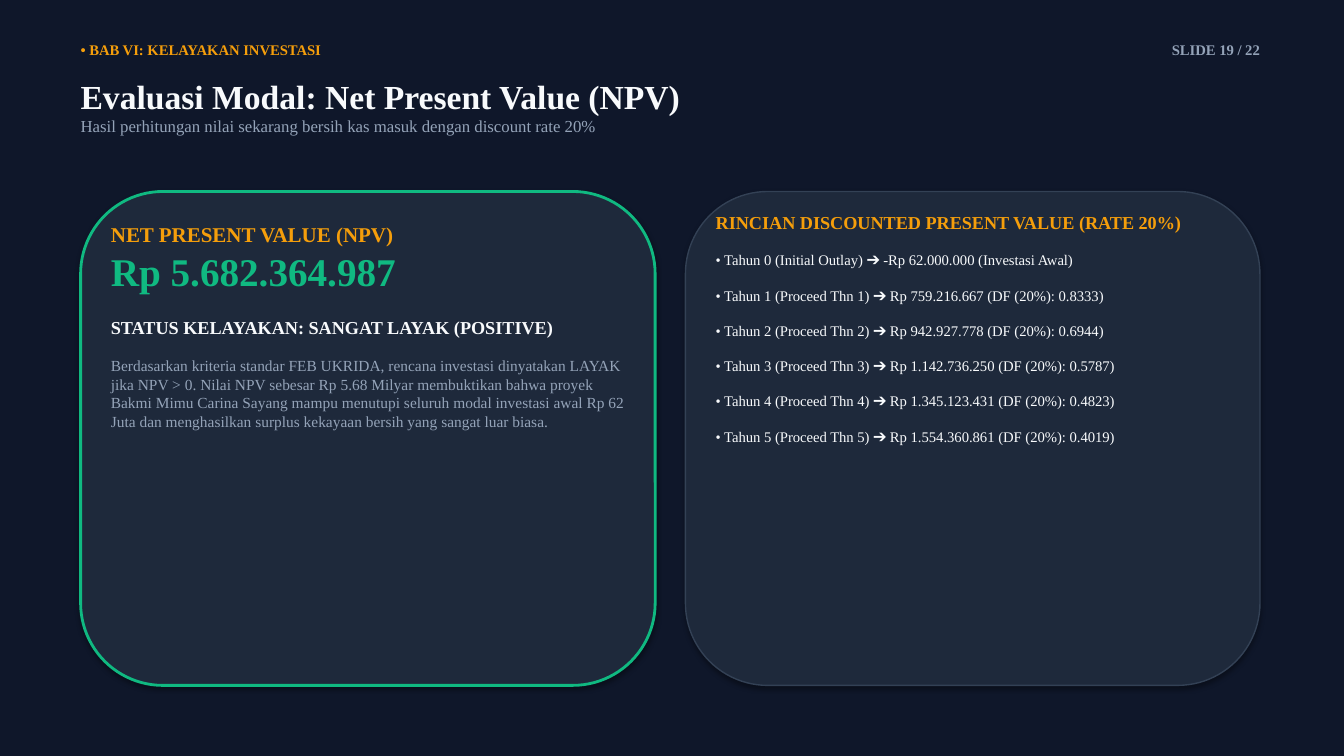
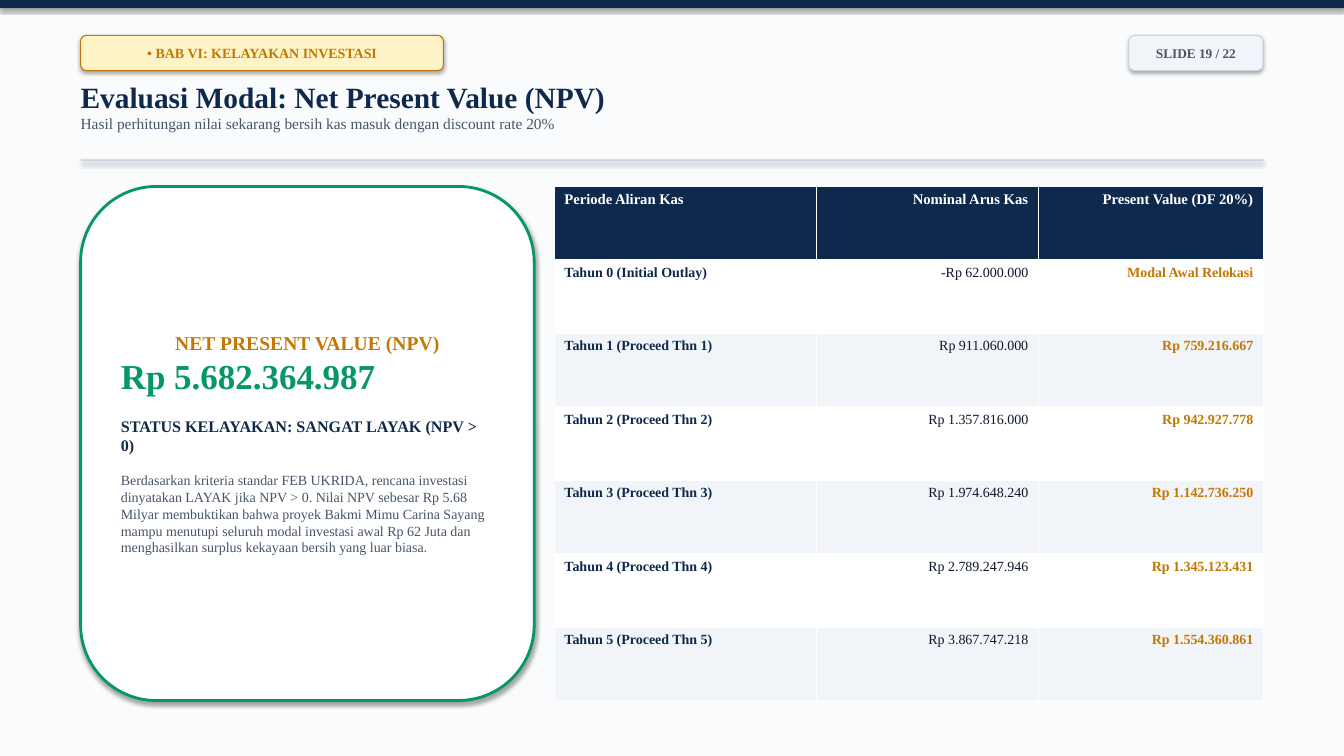
Before and after one commit to arthurfreelanceinquiries-alt/SKB-Bakmi-Mimu, a slide deck: slide 19 of naskah utama/Presentasi_SKB_Bakmi_Mimu_Carina_Sayang.pptx. Drawn at 1344x756 pixels with LibreOffice and Linux fonts; fonts in the diff are those of the drawing. Boxes give left, top, right and bottom in pixels: in the first picture for what was removed or moved away, otherwise in the second. Text is boxed around its words. In the diff, an @@ line names an element or a change of style, - is before the commit and + after.

Commit message:
fix(pptx): rebuild template presentasi tema terang formal FEB UKRIDA, tabel native PowerPoint, dan single-shape container 100% kompatibel Google Slides

```diff
--- a/naskah utama/Presentasi_SKB_Bakmi_Mimu_Carina_Sayang.pptx
+++ b/naskah utama/Presentasi_SKB_Bakmi_Mimu_Carina_Sayang.pptx
@@ rectangle at (x1=0, y1=0, x2=1344, y2=756): fill #0F172A to #FAFBFD @@
@@ rectangle added at (x1=0, y1=0, x2=1344, y2=8), fill #0F294D @@
@@ rounded rectangle "• BAB VI: KELAYAKAN INVESTASI" resized from (x1=89, y1=45, x2=321, y2=55) to (x1=81, y1=35, x2=444, y2=71) @@
@@ rounded rectangle "• BAB VI: KELAYAKAN INVESTASI" at (x1=81, y1=35, x2=444, y2=71): size 10.5 to 10 pt, text colour #F59E0B to #C27803; alignment left to centre; vertical alignment top to middle; fill none to #FEF3C7; outline none to #C27803 0.75 pt; shadow on @@
@@ rounded rectangle "SLIDE 19 / 22" resized from (x1=1172, y1=45, x2=1260, y2=55) to (x1=1129, y1=35, x2=1263, y2=71) @@
@@ rounded rectangle "SLIDE 19 / 22" at (x1=1129, y1=35, x2=1263, y2=71): size 10.5 to 9.5 pt, text colour #94A3B8 to #475569; alignment right to centre; vertical alignment top to middle; fill none to #F1F5F9; outline none to #CBD5E1 0.75 pt; shadow on @@
@@ text "Evaluasi Modal: Net Present Value ..." at (x1=81, y1=87, x2=605, y2=133): size 24 to 21 pt, text colour #F8FAFC to #0F294D in "Evaluasi Modal: Net Present Value (NPV)"; size 12 to 11 pt, text colour #94A3B8 to #475569 in "Hasil perhitungan nilai sekarang bersih kas masuk ..." @@
@@ rectangle added at (x1=81, y1=159, x2=1263, y2=161), fill #CBD5E1 @@
@@ rounded rectangle "NET PRESENT VALUE (NPV)" resized from (x1=111, y1=228, x2=623, y2=430) to (x1=81, y1=187, x2=534, y2=701) @@
@@ rounded rectangle "NET PRESENT VALUE (NPV)" at (x1=81, y1=187, x2=534, y2=701): vertical alignment top to middle; fill none to #FFFFFF; outline none to #059669 2 pt; shadow on @@
@@ rounded rectangle removed at (x1=81, y1=192, x2=655, y2=686) @@
@@ table added at (x1=555, y1=187, x2=1263, y2=701), 7 rows, 3 columns @@
+Periode Aliran Kas | Nominal Arus Kas | Present Value (DF 20%)
+Tahun 0 (Initial Outlay) | -Rp 62.000.000 | Modal Awal Relokasi
+Tahun 1 (Proceed Thn 1) | Rp 911.060.000 | Rp 759.216.667
+Tahun 2 (Proceed Thn 2) | Rp 1.357.816.000 | Rp 942.927.778
+Tahun 3 (Proceed Thn 3) | Rp 1.974.648.240 | Rp 1.142.736.250
+Tahun 4 (Proceed Thn 4) | Rp 2.789.247.946 | Rp 1.345.123.431
+Tahun 5 (Proceed Thn 5) | Rp 3.867.747.218 | Rp 1.554.360.861
@@ rounded rectangle removed at (x1=686, y1=192, x2=1260, y2=686) @@
@@ text removed at (x1=716, y1=216, x2=1181, y2=445) @@
-RINCIAN DISCOUNTED PRESENT VALUE (RATE 20%)
-• Tahun 0 (Initial Outlay) ➔ -Rp 62.000.000 (Investasi Awal)
-• Tahun 1 (Proceed Thn 1) ➔ Rp 759.216.667 (DF (20%): 0.8333)
-• Tahun 2 (Proceed Thn 2) ➔ Rp 942.927.778 (DF (20%): 0.6944)
-• Tahun 3 (Proceed Thn 3) ➔ Rp 1.142.736.250 (DF (20%): 0.5787)
-• Tahun 4 (Proceed Thn 4) ➔ Rp 1.345.123.431 (DF (20%): 0.4823)
-• Tahun 5 (Proceed Thn 5) ➔ Rp 1.554.360.861 (DF (20%): 0.4019)
@@ text in rounded rectangle at (x1=121, y1=336, x2=439, y2=397): size 15 to 14 pt, text colour #F59E0B to #C27803 in "NET PRESENT VALUE (NPV)"; size 28 to 25 pt, text colour #10B981 to #059669 in "Rp 5.682.364.987"; alignment left to centre @@
@@ text in rounded rectangle at (x1=121, y1=421, x2=484, y2=555): text changed; size 11 to 10 pt; text colour #94A3B8 to #475569 @@
-STATUS KELAYAKAN: SANGAT LAYAK (POSITIVE)
-Berdasarkan kriteria standar FEB UKRIDA, rencana investasi dinyatakan LAYAK jika NPV > 0. Nilai NPV sebesar Rp 5.68 Milyar membuktikan bahwa proyek Bakmi Mimu Carina Sayang mampu menutupi seluruh modal investasi awal Rp 62 Juta dan menghasilkan surplus kekayaan bersih yang sangat luar biasa.
+STATUS KELAYAKAN: SANGAT LAYAK (NPV > 0)
+Berdasarkan kriteria standar FEB UKRIDA, rencana investasi dinyatakan LAYAK jika NPV > 0. Nilai NPV sebesar Rp 5.68 Milyar membuktikan bahwa proyek Bakmi Mimu Carina Sayang mampu menutupi seluruh modal investasi awal Rp 62 Juta dan menghasilkan surplus kekayaan bersih yang luar biasa.
```
Also in this commit, not shown: 21 other slides changed, 2 other files.
